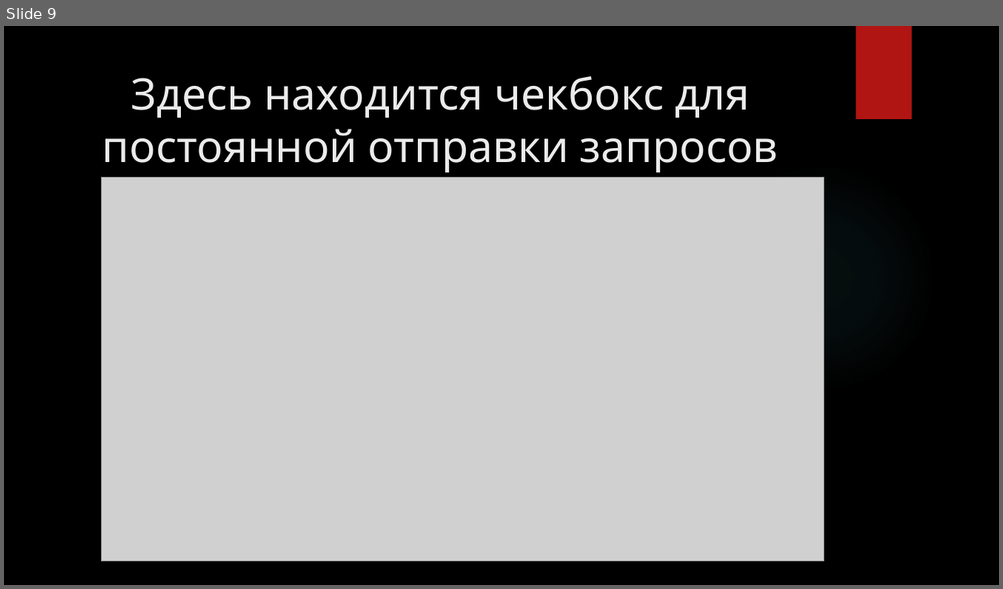
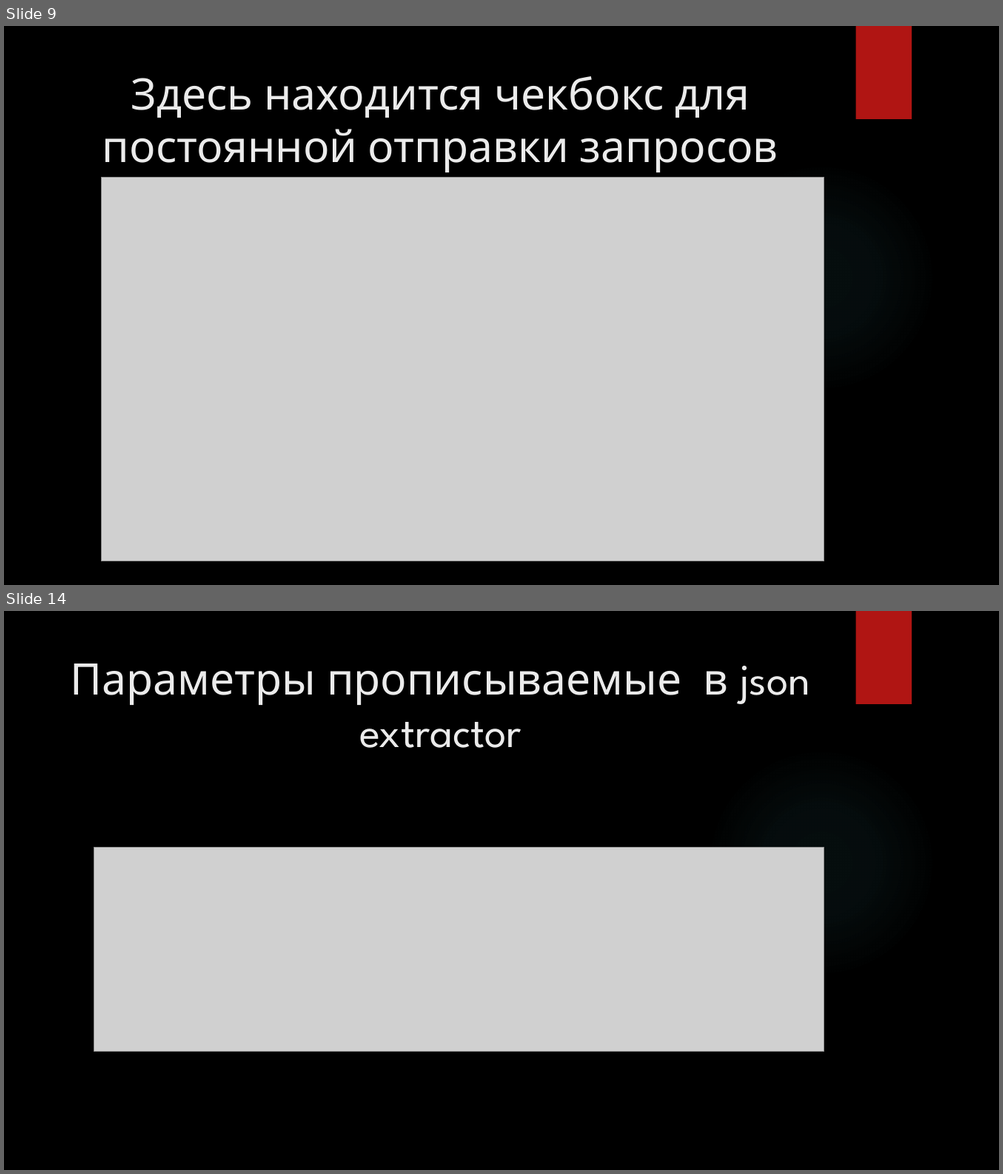
Before and after one commit to Aliaksei91/Jmeter, a slide deck: Jmeter.pptx. Shown one above the other, each under a label of ours: slide 9 before the commit, slides 9 and 14 after it; the slides between them are not shown. The pictures are 1003x589 and 1003x1174 pixels, drawn with LibreOffice and Linux fonts; fonts in the diff are those of the drawing; grey boxes stand for pictures; background and template pictures are left out. Boxes give left, top, right and bottom in pixels: in the first picture for what was removed or moved away, otherwise in the second. Text is boxed around its words. In the diff, an @@ line names an element or a change of style, - is before the commit and + after.

```diff
--- a/Jmeter.pptx
+++ b/Jmeter.pptx
@@ slide 14 added at (4, 611, 999, 1170), background picture (left out); not listed: 2 template elements that a slide beside it also shows @@
@@ title added at (71, 664, 810, 748), 42 pt, text #EBEBEB @@
+Параметры прописываемые в json extractor
@@ picture added at (94, 848, 824, 1051) @@
```
Also in this commit, not shown: 20 other slides added, 1 other file.
